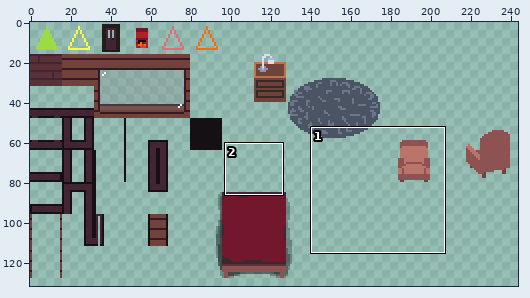
Pixel-art file, stored at assets/tileset.ase. The first picture is a wide view before the edit; the outline marks the close-up.
Close-up. Before:
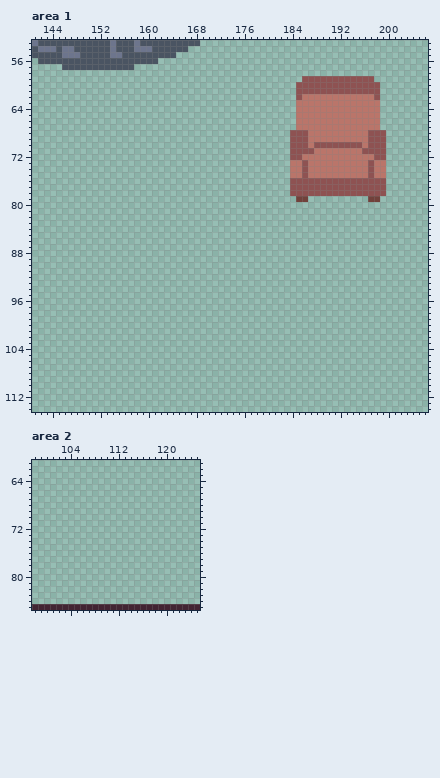
256x256 pixels, 1 frame. Shown: area 1: x 141..206, y 53..114; area 2: x 98..125, y 61..85. The wide view leaves out empty margins.
Now the later version:
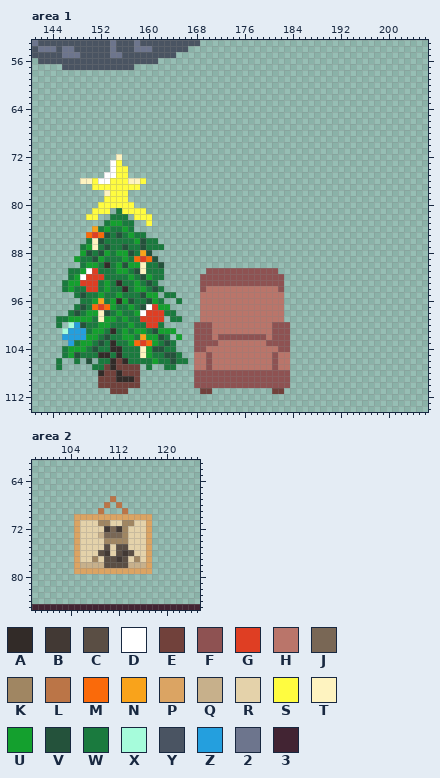
Palette (. is transparent): A #322b28  B #423934  C #5a4e44  D #ffffff  E #71413b  F #8e5252  G #df3e23  H #ba756a  J #796755  K #a08662  L #bb7547  M #fa6a0a  N #f9a31b  P #dba463  Q #c7b08b  R #e4d2aa  S #fffc40  T #fef3c0  U #14a02e  V #24523b  W #1a7a3e  X #a6fcdb  Y #4a5462  Z #249fde  2 #6d758d  3 #422433
Change:
Changed rows in their new state; - is an unchanged pixel.
Area 1, layers "Over", "Tileset", "Bg":
first column x 145:
 59 -----------------------------------------............--
 60 ----------------------------------------..............-
 61 ----------------------------------------..............-
 62 ----------------------------------------..............-
 63 ----------------------------------------..............-
 64 ----------------------------------------..............-
 65 ----------------------------------------..............-
 66 ----------------------------------------..............-
 67 ----------------------------------------..............-
 68 ---------------------------------------................
 69 ---------------------------------------................
 70 ---------------------------------------................
 71 ---------------------------------------................
 72 ----------T----------------------------................
 73 ---------DS----------------------------................
 74 ---------DSS---------------------------................
 75 --------DDSS---------------------------................
 76 ----TTSDDSSSTTS------------------------................
 77 ------SSSSSSSS-------------------------................
 78 --------TSSS---------------------------................
 79 --------SSSS----------------------------..----------..-
 80 -------SSSSSS------------------------------------------
 81 ------SSS-WSSSS----------------------------------------
 82 -----SS--WWW-SSS---------------------------------------
 83 --------WUUWW--S---------------------------------------
 84 ------NWUWWUW------------------------------------------
 85 -----MGMVWVWUWW----------------------------------------
 86 -----WTVWWWWWUVWW--------------------------------------
 87 ----WUTWVWWVWWVWWW-------------------------------------
 88 ----UVWVUWUUVWNV---------------------------------------
 89 ---UWWVUWWWUWMGMV--------------------------------------
 90 ----WUUWAWUVUUTWWV-------------------------------------
 91 --WWUDGWWWUUWVTWWW-------FFFFFFFFFFFF------------------
 92 --WUDGGGWWWWUWVUWW------FFFFFFFFFFFFFF-----------------
 93 -WUUGGGWUWAWWUWVW-------FFFFFFFFFFFFFF-----------------
 94 -WUWWGGWUWWAWUUWVW------FHHHHHHHHHHHHF-----------------
 95 ---WVWWUWWUWWWVUU-WW----HHHHHHHHHHHHHH-----------------
 96 ----WWUNWUAUVWWVUW--W---HHHHHHHHHHHHHH-----------------
 97 ---WVWMGMUWWUWVDGUU-----HHHHHHHHHHHHHH-----------------
 98 --WVWUUTVWUWWUDGGGWW----HHHHHHHHHHHHHH-----------------
 99 WWUUUUWTUUWUWWGGGG-WW---HHHHHHHHHHHHHH-----------------
100 W-XZVWWUUWWWUWWGGW-----FFFHHHHHHHHHHFFF----------------
101 -XZZZWUUWAWUWUUWVUUU---FFFHHHHHHHHHHFFF----------------
102 -ZZZZUUWVWWUUWNUUVW-U--FFFHFFFFFFFFHFFF----------------
103 --ZWUUWVWAWWUMGMUWVW---FFFFHHHHHHHHFFFF----------------
104 -WUUUWVWWAAWWWTUVVWW---FFHHHHHHHHHHHHFF----------------
105 -WUVWWWAAWAWWWTUWWVVW--HHFHHHHHHHHHHFHH----------------
106 W--W-V-WWAEAWWWWUWWVWW-HHFHHHHHHHHHHFHH----------------
107 W-----WWEAEEEE-W--WW---HHFHHHHHHHHHHFHH----------------
108 -------AEEAEEE---------FFFFFFFFFFFFFFFF----------------
109 -------EEEAAAE---------FFFFFFFFFFFFFFFF----------------
110 -------EEEEEEE---------FFFFFFFFFFFFFFFF----------------
111 ---------EEE------------EE----------EE-----------------
Area 2, layer "Bg":
first column x 105:
67 ------L------
68 -----L-L-----
69 ----L---L----
70 PPPPPPPPPPPPP
71 PRRRKKRRKKRRP
72 PRRRRBJBKRRRP
73 PRRRQJJJKRRRP
74 PRRRRKKKKRRRP
75 PRRRRCRCCRRRP
76 PRRRCBRCBCRRP
77 PRRKRCCBCRKRP
78 PQQQQCCCCQQQP
79 PPPPPPPPPPPPP
Pixel boxes of the changes (left, top, right, bottom) in both close-ups:
erased: (290, 76, 386, 202)
added: (56, 154, 290, 394)
added: (74, 496, 152, 574)
